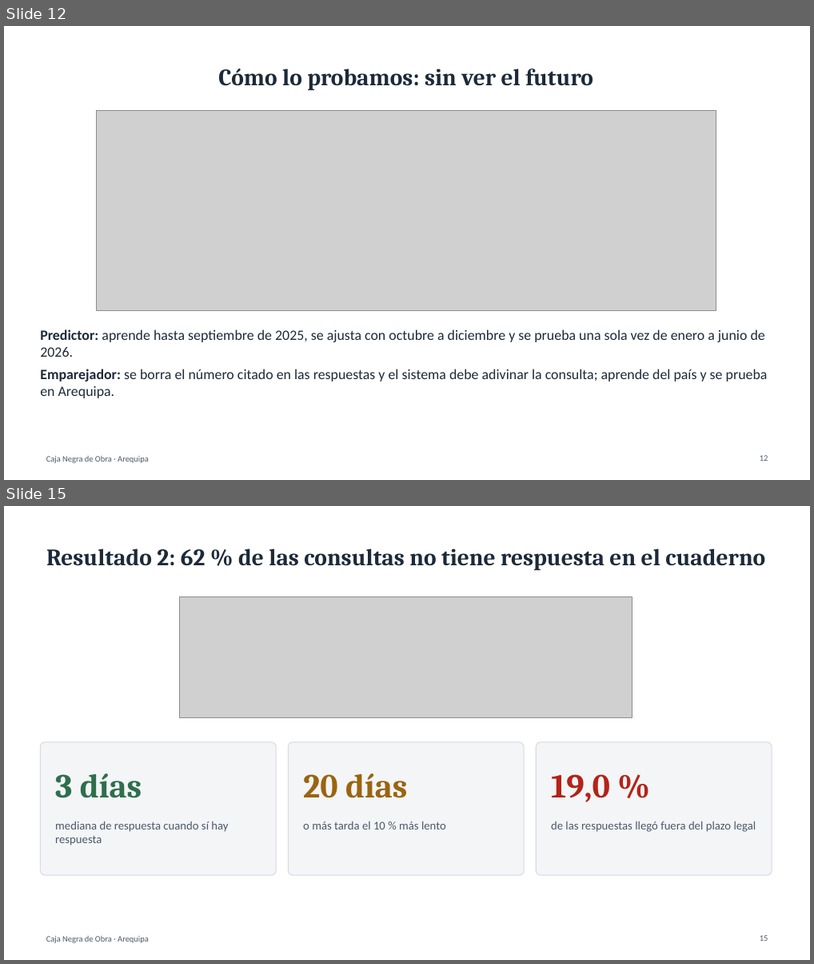
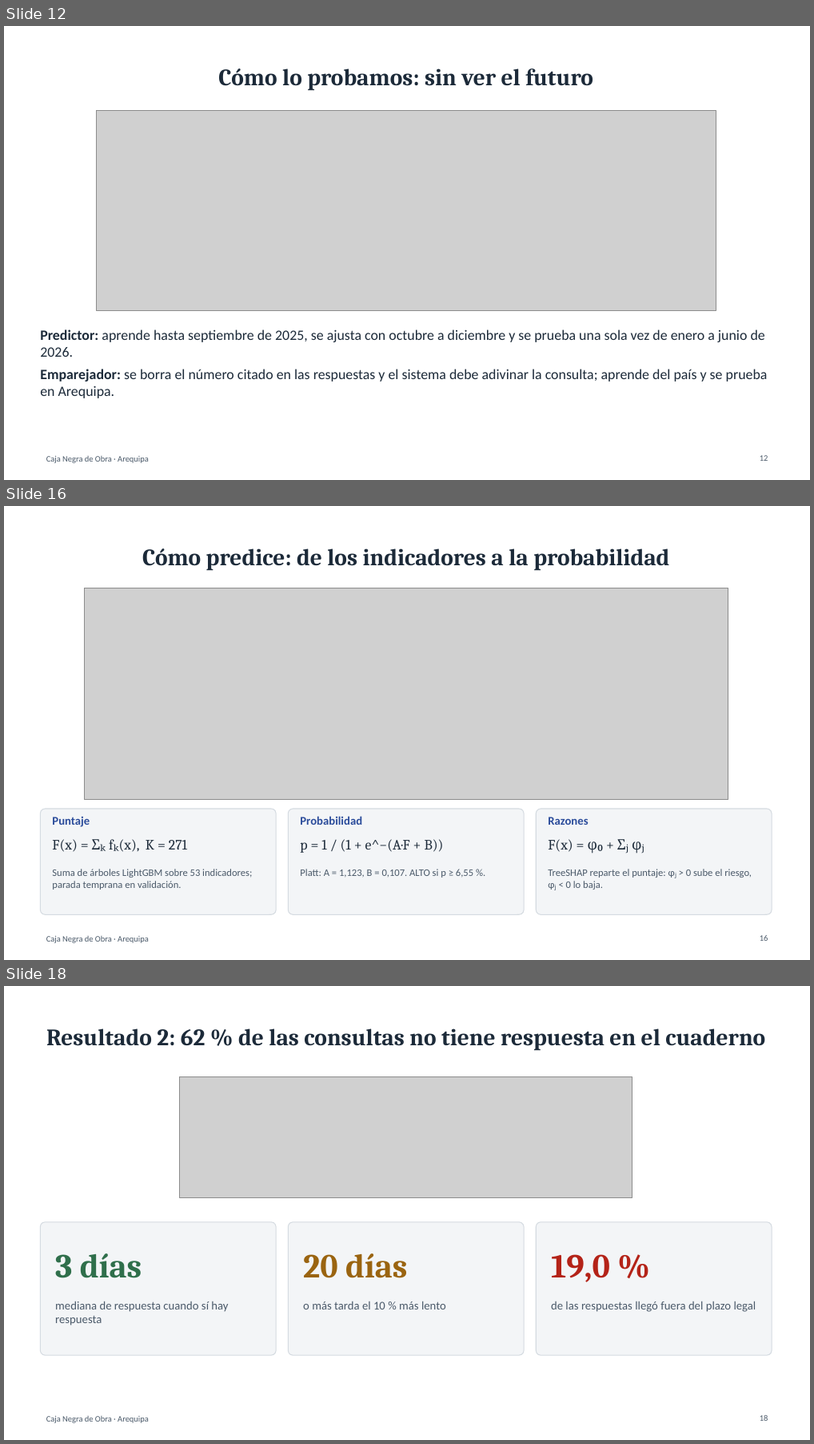
Before and after one commit to OwerLopez/caja-negra-obras, a slide deck: diapositivas/Caja_Negra_de_Obra.pptx. Shown one above the other, each under a label of ours: slides 12 and 15 before the commit, slides 12, 16 and 18 after it; the slides between them are not shown. The pictures are 814x964 and 814x1444 pixels, drawn with LibreOffice and Linux fonts; fonts in the diff are those of the drawing; grey boxes stand for pictures. Boxes give left, top, right and bottom in pixels: in the first picture for what was removed or moved away, otherwise in the second. Text is boxed around its words. In the diff, an @@ line names an element or a change of style, - is before the commit and + after.

```diff
--- a/diapositivas/Caja_Negra_de_Obra.pptx
+++ b/diapositivas/Caja_Negra_de_Obra.pptx
@@ slide 16 added at bbox=[4, 506, 810, 960], background #FFFFFF; not listed: 1 template element that a slide beside it also shows @@
@@ title added at bbox=[142, 548, 670, 570], 28 pt, text #1C2A39, bold @@
+Cómo predice: de los indicadores a la probabilidad
@@ picture added at bbox=[85, 588, 728, 800] @@
@@ rounded rectangle added at bbox=[40, 808, 276, 914], fill #F3F5F7, outline #D5DBE1 1 pt @@
@@ text added at bbox=[52, 816, 90, 827], 14 pt, text #2B4C9B, bold @@
+Puntaje
@@ rounded rectangle added at bbox=[288, 808, 524, 914], fill #F3F5F7, outline #D5DBE1 1 pt @@
@@ text added at bbox=[300, 816, 362, 824], 14 pt, text #2B4C9B, bold @@
+Probabilidad
@@ rounded rectangle added at bbox=[536, 808, 772, 914], fill #F3F5F7, outline #D5DBE1 1 pt @@
@@ text added at bbox=[548, 816, 588, 824], 14 pt, text #2B4C9B, bold @@
+Razones
@@ text added at bbox=[52, 839, 187, 852], 17 pt, text #1C2A39 @@
+F(x) = Σₖ fₖ(x), K = 271
@@ text added at bbox=[300, 839, 444, 852], 17 pt, text #1C2A39 @@
+p = 1 / (1 + e^−(A·F + B))
@@ text added at bbox=[548, 839, 645, 853], 17 pt, text #1C2A39 @@
+F(x) = φ₀ + Σⱼ φⱼ
@@ text added at bbox=[52, 868, 252, 889], 12 pt, text #4B5A6A @@
+Suma de árboles LightGBM sobre 53 indicadores; parada temprana en validación.
@@ text added at bbox=[300, 868, 474, 877], 12 pt, text #4B5A6A @@
+Platt: A = 1,123, B = 0,107. ALTO si p ≥ 6,55 %.
@@ text added at bbox=[548, 868, 752, 889], 12 pt, text #4B5A6A @@
+TreeSHAP reparte el puntaje: φⱼ > 0 sube el riesgo, φⱼ < 0 lo baja.
@@ page number added at bbox=[760, 935, 769, 940], 10 pt, text #4B5A6A @@
+16
@@ what was slide 15 is now slide 18 @@
```
Also in this commit, not shown: 14 slides changed, 4 other slides added, 6 other files.
